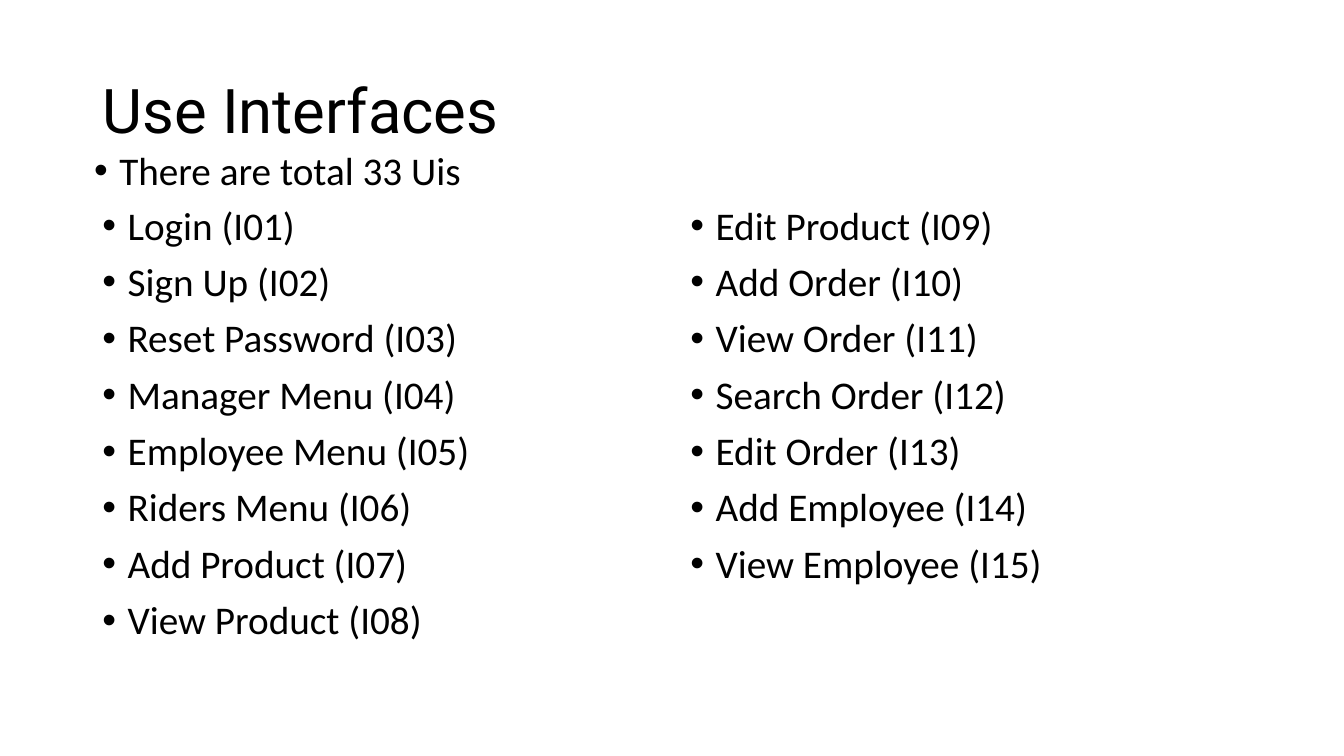
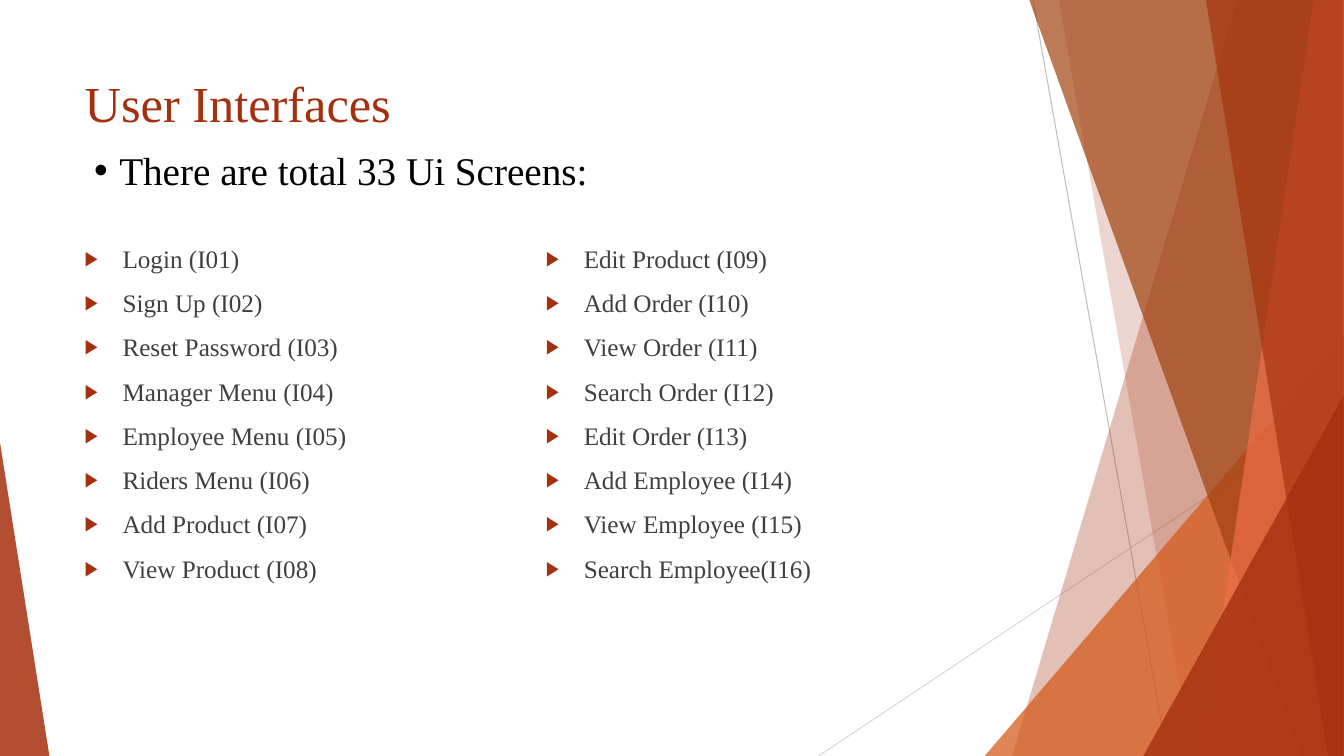
Before and after one commit to UswaArif/Tea-Distribution-Company, a slide deck: slide 9 of UMM Distribution Company.pptx. Drawn at 1344x756 pixels with LibreOffice and Linux fonts; fonts in the diff are those of the drawing. Boxes give left, top, right and bottom in pixels: in the first picture for what was removed or moved away, otherwise in the second. Text is boxed around its words. In the diff, an @@ line names an element or a change of style, - is before the commit and + after.

```diff
--- a/UMM Distribution Company.pptx
+++ b/UMM Distribution Company.pptx
@@ title "User Interfaces" at [85, 86, 390, 123]: vertical alignment middle to top @@
@@ title at [85, 86, 390, 123]: text changed; size 44 to 36 pt; font Roboto to Times New Roman; text colour #000000 to #A5300F @@
-Use Interfaces
+User Interfaces
@@ text at [119, 157, 588, 186]: text changed; font Calibri to Times New Roman @@
-• There are total 33 Uis
+• There are total 33 Ui Screens:
@@ text "Login (I01)": place and size @@
-text "Login (I01)" at [128, 211, 469, 640]
+text "Login (I01)" at [123, 251, 346, 583]
@@ text "Login (I01)" at [123, 251, 346, 583]: size 28 to 18 pt, font Calibri to Times New Roman, text colour #000000 to #404040; bullet • to ▶; line spacing 0.9 to 1 @@
@@ text "Edit Product (I09)": place and size @@
-text "Edit Product (I09)" at [716, 211, 1041, 585]
+text "Edit Product (I09)" at [584, 250, 811, 584]
@@ text at [584, 250, 801, 539]: size 28 to 18 pt, font Calibri to Times New Roman, text colour #000000 to #404040 in "Edit Product (I09)", "Add Order (I10)", "View Order (I11)", "Search Order (I12)" and 3 more places; bullet • to ▶; line spacing 0.9 to 1 @@
@@ group added at [0, 0, 1344, 756]: 5 freeform shapes, 3 triangles, 2 lines @@
@@ text at [584, 560, 811, 584]: paragraph added @@
+▶ Search Employee(I16)
```
Also in this commit, not shown: 15 other slides changed, 7 slides added, 2 slides removed.
